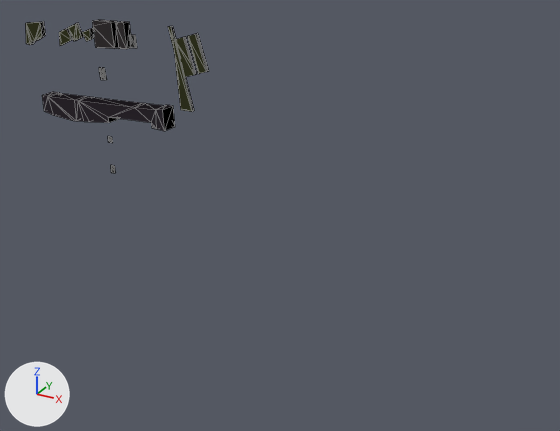
Renders of the glTF model Specs/Data/Cesium3DTiles/Batched/B3DMTEST/GZDT/0_2_0_1_1_1.glb from each side of a commit.
Camera for both pictures: a camera (50 mm lens) standing at (7072.0, -1022.0, -1466.0) and looking at (6502.0, 13.0, -1984.0). Arrows for +X, +Y and +Z are at lower left; the lights stay in place. Mesh edges are drawn as thin lines. Vertices at the same position are counted once.

Objects in the first picture: '0_2_0_1_1_1'.
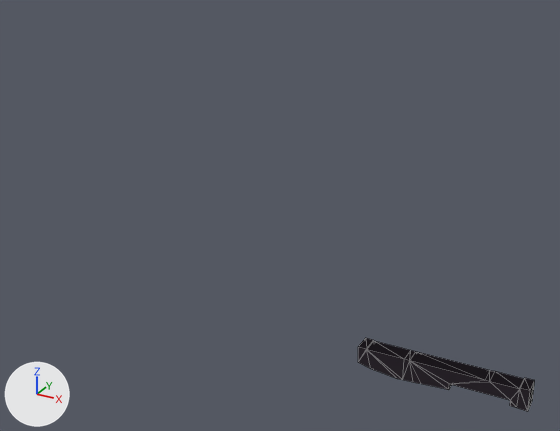
Scene script edits in JSON lines:
```json
{"block": "me_0_2_0_1_1_1", "where": "# used by ob_0_2_0_1_1_1; location = (0.0, 0.0, 0.0)"}
{"op": "remove", "block": "me_0_2_0_1_1_1", "code": "me_0_2_0_1_1_1.from_pydata(...)  # 224 vertices, 368 faces; spans x 5993.0..6380.0, y -15.0..32.0, z -1964.0..-1688.0"}
{"op": "add", "block": "me_0_2_0_1_1_1", "code": "me_0_2_0_1_1_1.from_pydata(...)  # 44 vertices, 84 faces; spans x 6660.0..6939.0, y -5.0..25.0, z -2219.0..-2170.0"}
{"block": "me_0_2_0_1_1_1", "change": "me_0_2_0_1_1_1 part 1: the loose piece of 44 vertices spanning x 6005.0..6283.0, y 2.0..32.0, z -1880.0..-1831.0 is moved by (656.0, -7.0, -339.0), in mat_material_0 (grey #9f8fa2)"}
{"block": "me_0_2_0_1_1_1", "change": "me_0_2_0_1_1_1 part 2: 19 loose pieces with 180 vertices, spanning x 5993.0..6380.0, y -15.0..0.0, z -1964.0..-1688.0, are deleted"}
{"op": "remove", "block": "me_0_2_0_1_1_1", "code": "me_0_2_0_1_1_1.materials.append(mat_material_1)  # grey #8e8e8e"}
{"op": "remove", "block": "me_0_2_0_1_1_1", "code": "me_0_2_0_1_1_1.materials.append(mat_material_2)  # grey #b6acaf"}
{"op": "remove", "block": "me_0_2_0_1_1_1", "code": "me_0_2_0_1_1_1.materials.append(mat_material_3)  # grey #9f8fa2"}
```

Where the change shows, as pixel boxes (x1, y1, x2, y2) in the pictures (560 x 431 px; the box of a moved part takes in the faces that stretch with it):
```json
{"object": "0_2_0_1_1_1", "change": "reshaped", "before": [26, 20, 209, 173], "after": [358, 338, 535, 411], "on screen": "52% shorter"}
{"part": 1, "of": "me_0_2_0_1_1_1", "change": "moved or reshaped", "before": [42, 92, 175, 131], "after": [358, 338, 535, 411]}
{"part": 2, "of": "me_0_2_0_1_1_1", "change": "deleted", "before": [26, 20, 209, 173]}
```
